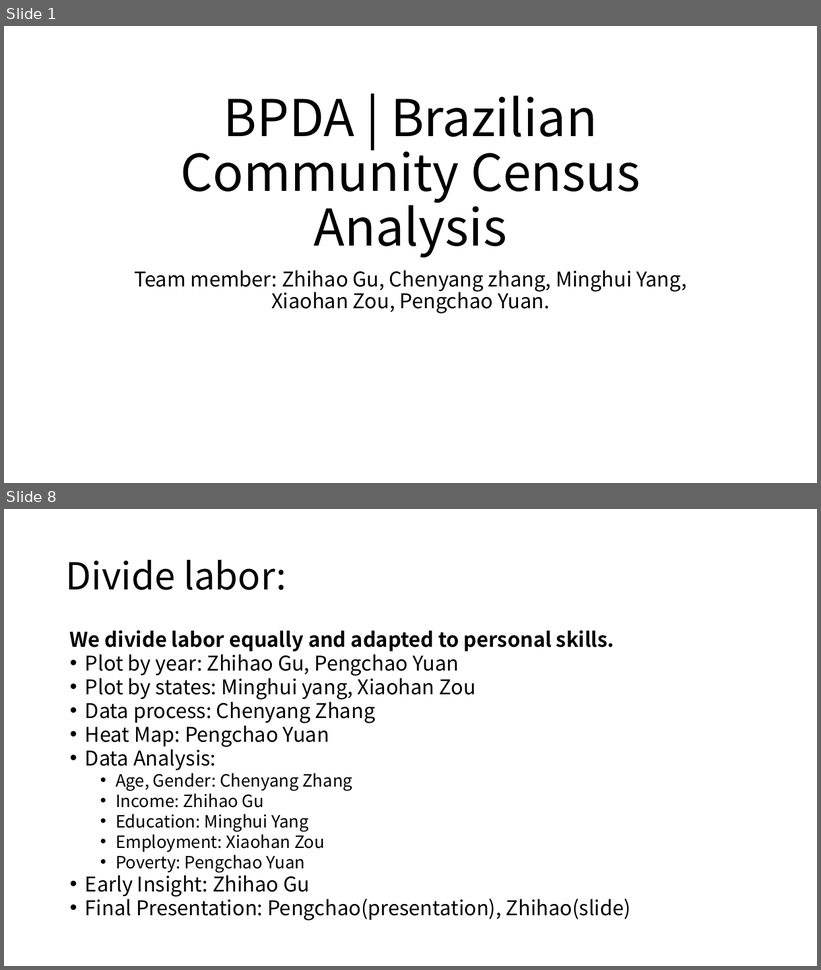
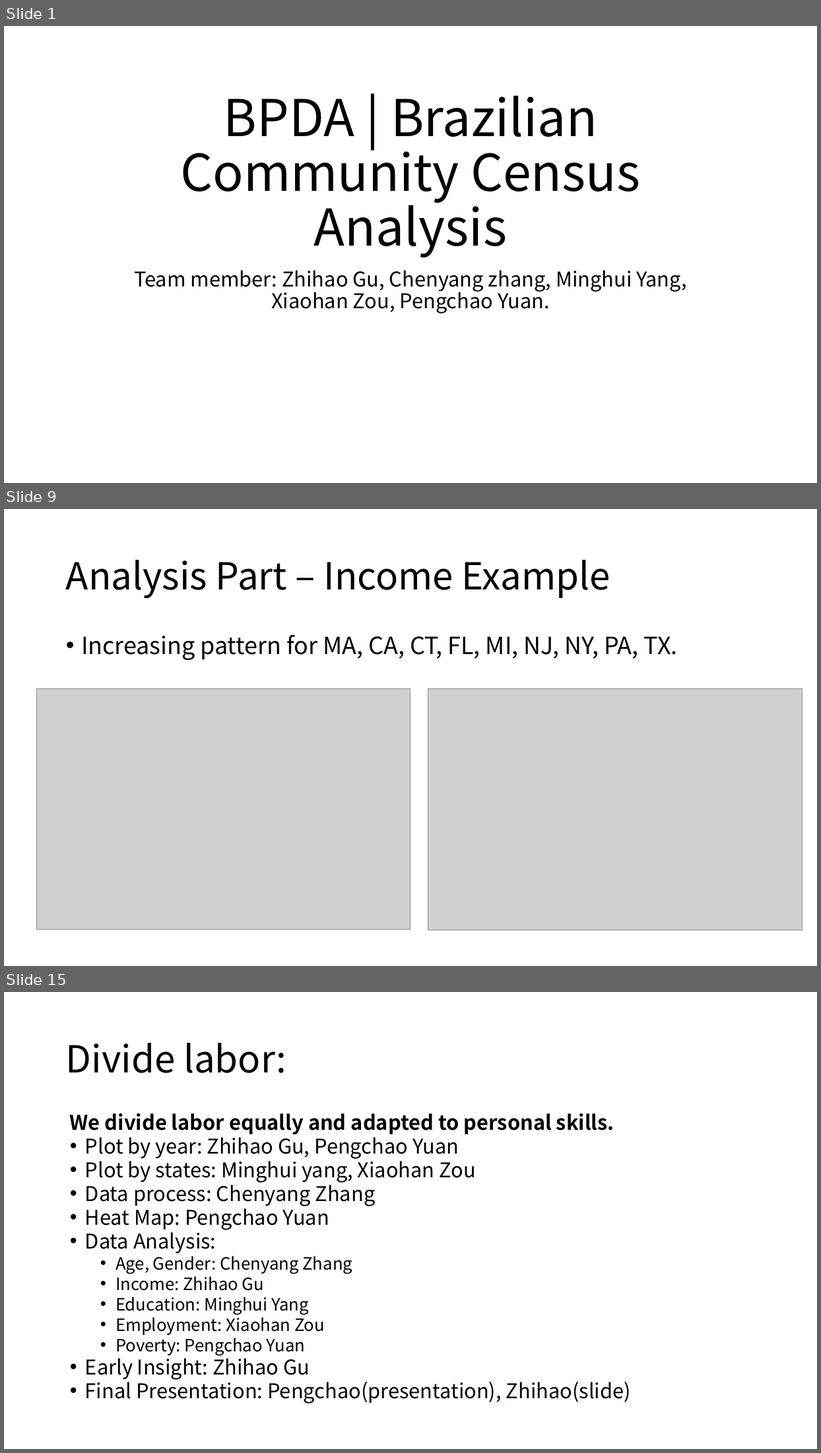
Before and after one commit to BU-Spark/ds-boston-bpda-br-census, a slide deck: Team 3 Project Deliverable/Final Presentation.pptx. Shown one above the other, each under a label of ours: slides 1 and 8 before the commit, slides 1, 9 and 15 after it; the slides between them are not shown. The pictures are 821x970 and 821x1453 pixels, drawn with LibreOffice and Linux fonts; fonts in the diff are those of the drawing; grey boxes stand for pictures. Boxes give left, top, right and bottom in pixels: in the first picture for what was removed or moved away, otherwise in the second. Text is boxed around its words. In the diff, an @@ line names an element or a change of style, - is before the commit and + after.

```diff
--- a/Team 3 Project Deliverable/Final Presentation.pptx
+++ b/Team 3 Project Deliverable/Final Presentation.pptx
@@ slide 9 added at bbox=[4, 509, 817, 966], background #FFFFFF @@
@@ title added at bbox=[66, 560, 610, 599], 44 pt, text #000000 @@
+Analysis Part – Income Example
@@ text added at bbox=[81, 635, 678, 660], 28 pt, text #000000 @@
+• Increasing pattern for MA, CA, CT, FL, MI, NJ, NY, PA, TX.
@@ picture added at bbox=[36, 689, 411, 930] @@
@@ picture added at bbox=[428, 689, 803, 931] @@
@@ what was slide 8 is now slide 15 @@
```
Also in this commit, not shown: 2 slides changed, 11 other slides added, 4 slides removed, 4 other files.
